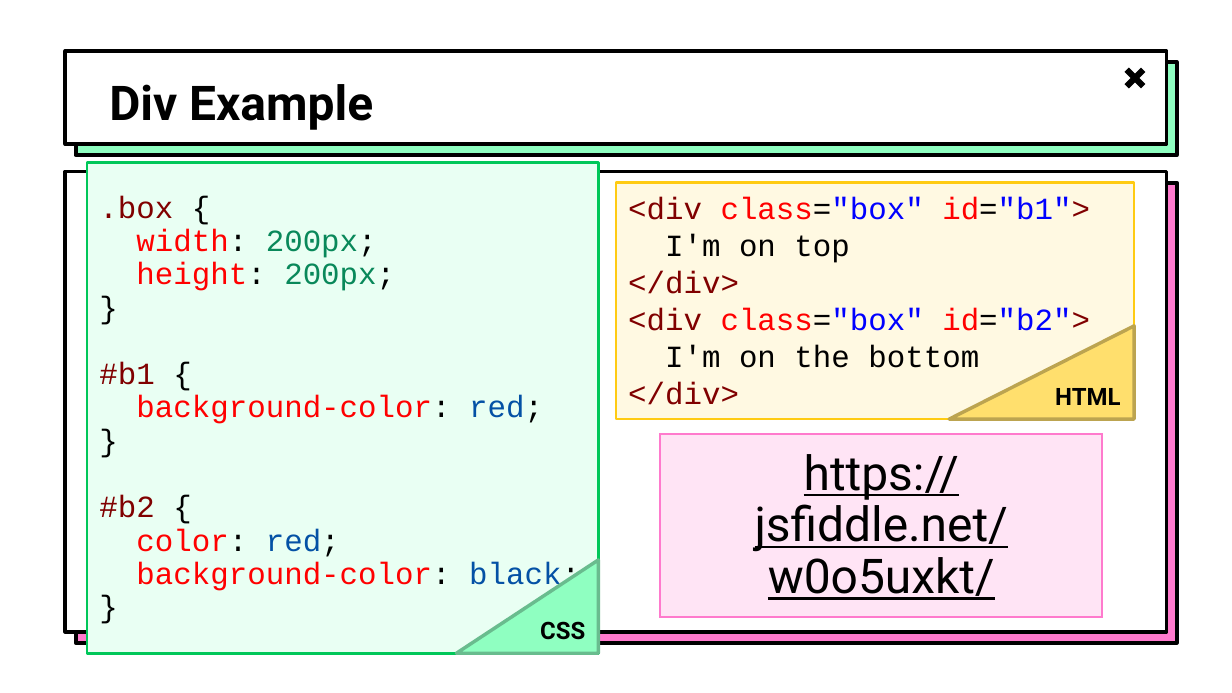
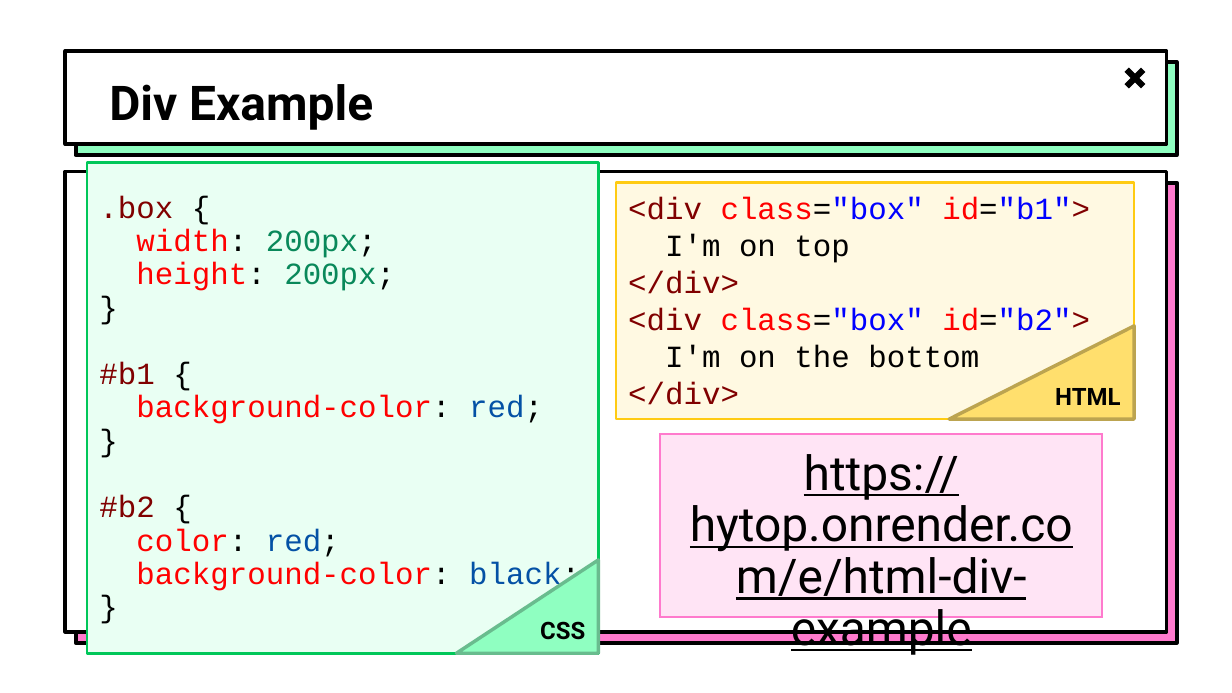
Before and after one commit to hytechclub/web-101, a slide deck: slide 5 of Week06/MoreHtml.pptx. Drawn at 1232x693 pixels with LibreOffice and Linux fonts; fonts in the diff are those of the drawing; background and template pictures are left out. Boxes give left, top, right and bottom in pixels: in the first picture for what was removed or moved away, otherwise in the second. Text is boxed around its words. In the diff, an @@ line names an element or a change of style, - is before the commit and + after.

```diff
--- a/Week06/MoreHtml.pptx
+++ b/Week06/MoreHtml.pptx
@@ text in rectangle at (690,454,1073,655): text changed @@
-https://jsfiddle.net/w0o5uxkt/
+https://hytop.onrender.com/e/html-div-example
```
Also in this commit, not shown: 1 other slide changed, 48 other files.
